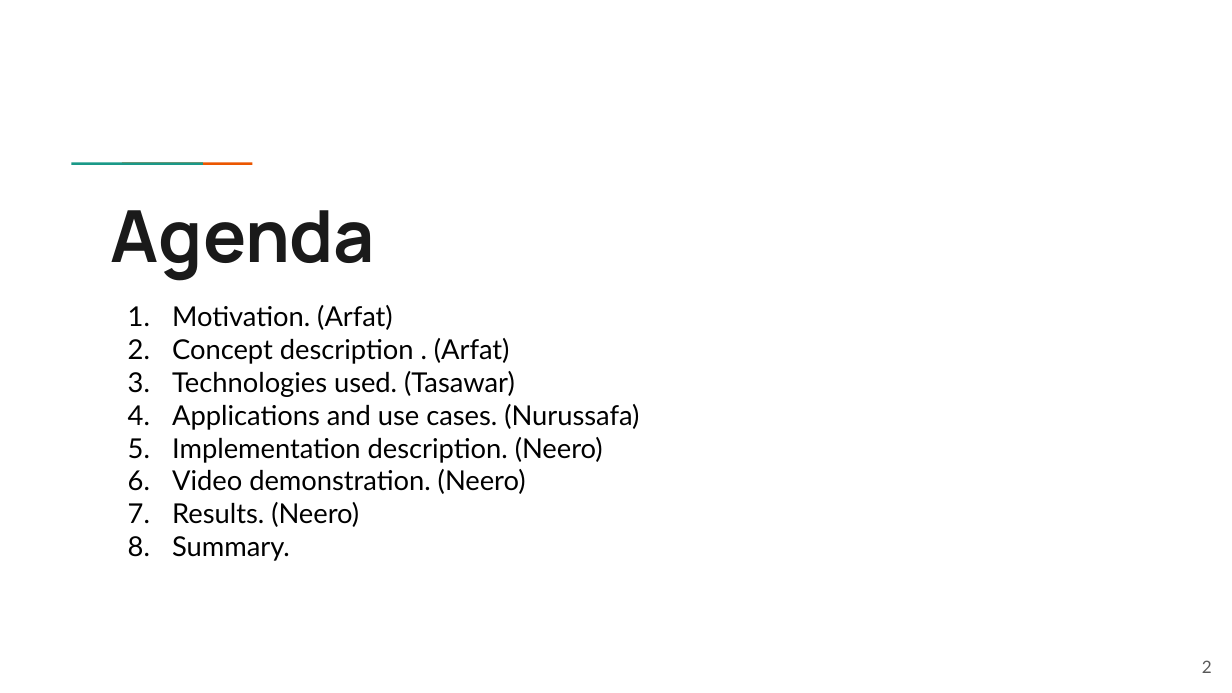
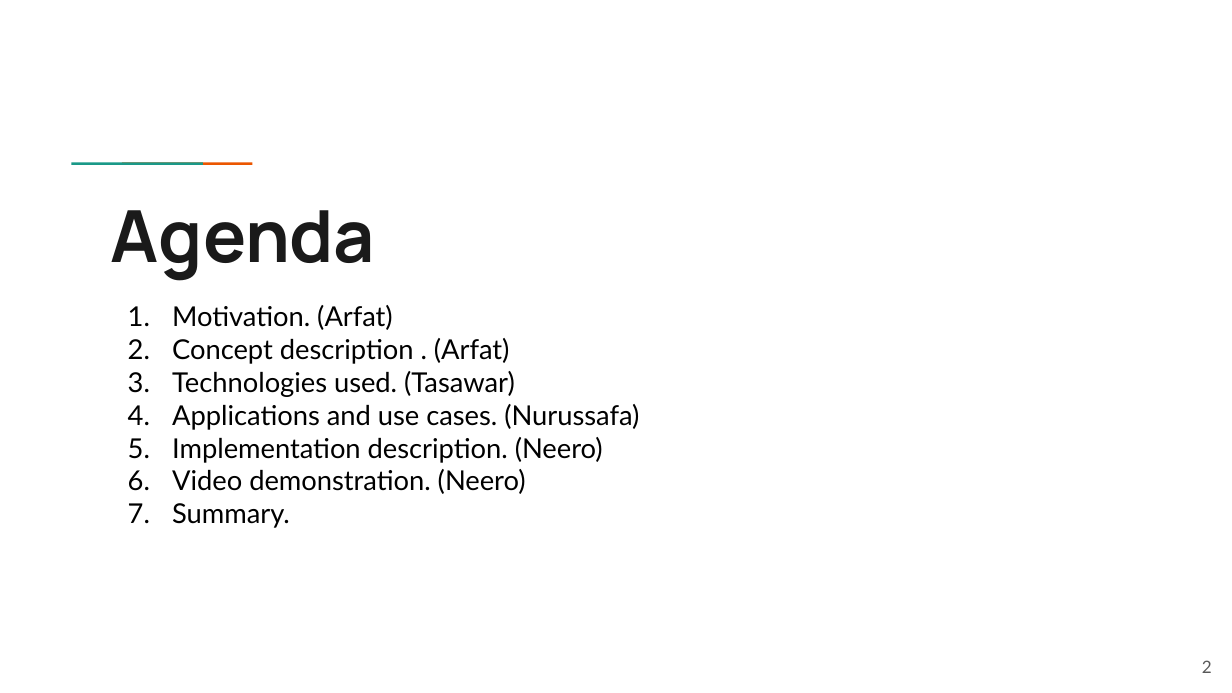
Before and after one commit to Asm-Nurussafa/Advanced-Embedded-System--Team-Exemplary, a slide deck: slide 2 of Advanced Embedded systems/Final presentation/Advanced Embedded Systems_Team Exemplary.pptx. Drawn at 1232x693 pixels with LibreOffice and Linux fonts; fonts in the diff are those of the drawing. Boxes give left, top, right and bottom in pixels: in the first picture for what was removed or moved away, otherwise in the second. Text is boxed around its words. In the diff, an @@ line names an element or a change of style, - is before the commit and + after.

```diff
--- a/Advanced Embedded systems/Final presentation/Advanced Embedded Systems_Team Exemplary.pptx
+++ b/Advanced Embedded systems/Final presentation/Advanced Embedded Systems_Team Exemplary.pptx
@@ text at (172, 502, 359, 527): paragraph removed @@
-7. Results. (Neero)
```
Also in this commit, not shown: 3 other slides changed, 1 slide added, 1 slide removed, 2 other files.
